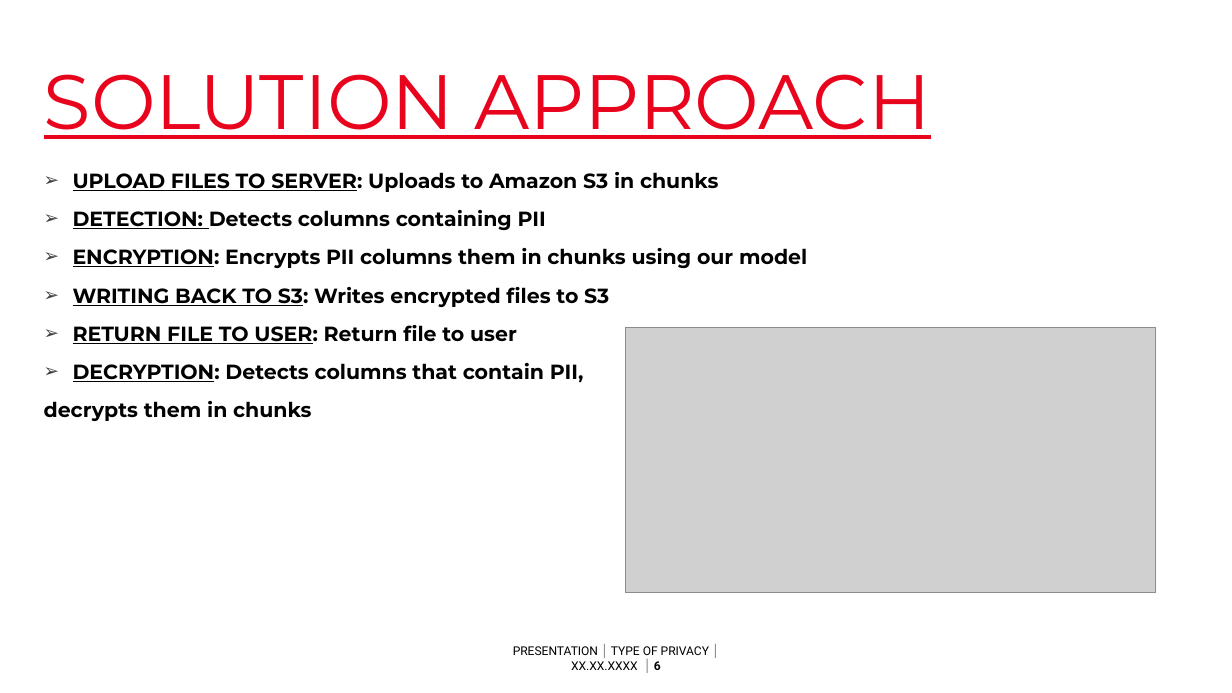
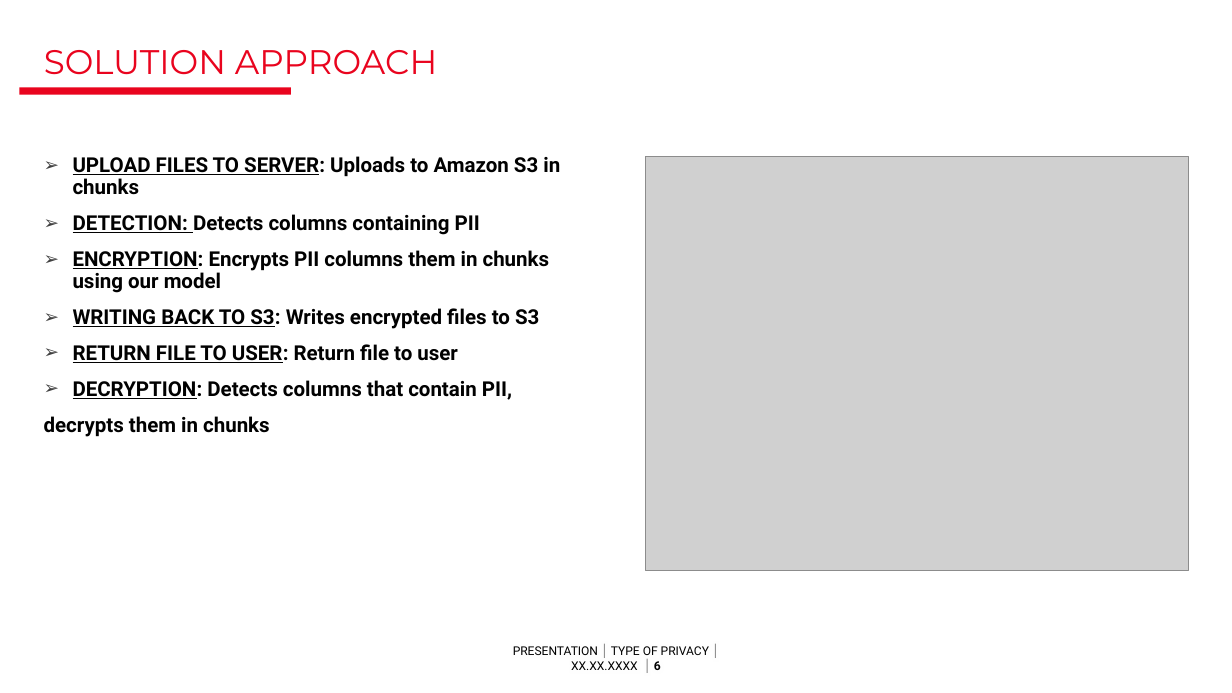
Before and after one commit to amanagrawal151/data-anonymiser, a slide deck: slide 6 of SGBOTS.pptx. Drawn at 1232x693 pixels with LibreOffice and Linux fonts; fonts in the diff are those of the drawing; grey boxes stand for pictures; background and template pictures are left out. Boxes give left, top, right and bottom in pixels: in the first picture for what was removed or moved away, otherwise in the second. Text is boxed around its words. In the diff, an @@ line names an element or a change of style, - is before the commit and + after.

```diff
--- a/SGBOTS.pptx
+++ b/SGBOTS.pptx
@@ title "SOLUTION APPROACH" moved from (x1=44, y1=74, x2=931, y2=139) to (x1=44, y1=50, x2=437, y2=75) @@
@@ title "SOLUTION APPROACH" at (x1=44, y1=50, x2=437, y2=75): size 60 to 26.7 pt, underline off @@
@@ rectangle added at (x1=19, y1=87, x2=291, y2=94), fill #E9041E @@
@@ text "UPLOAD FILES TO SERVER: Uploads ..." moved from (x1=44, y1=172, x2=807, y2=421) to (x1=44, y1=156, x2=560, y2=437) @@
@@ text "UPLOAD FILES TO SERVER: Uploads ..." at (x1=44, y1=156, x2=560, y2=437): font Montserrat to Roboto; line spacing 1 to 0.9 @@
@@ picture resized from (x1=626, y1=328, x2=1156, y2=593) to (x1=645, y1=156, x2=1189, y2=570) @@
```
Also in this commit, not shown: 15 other slides changed, 2 slides added, 1 slide removed.
